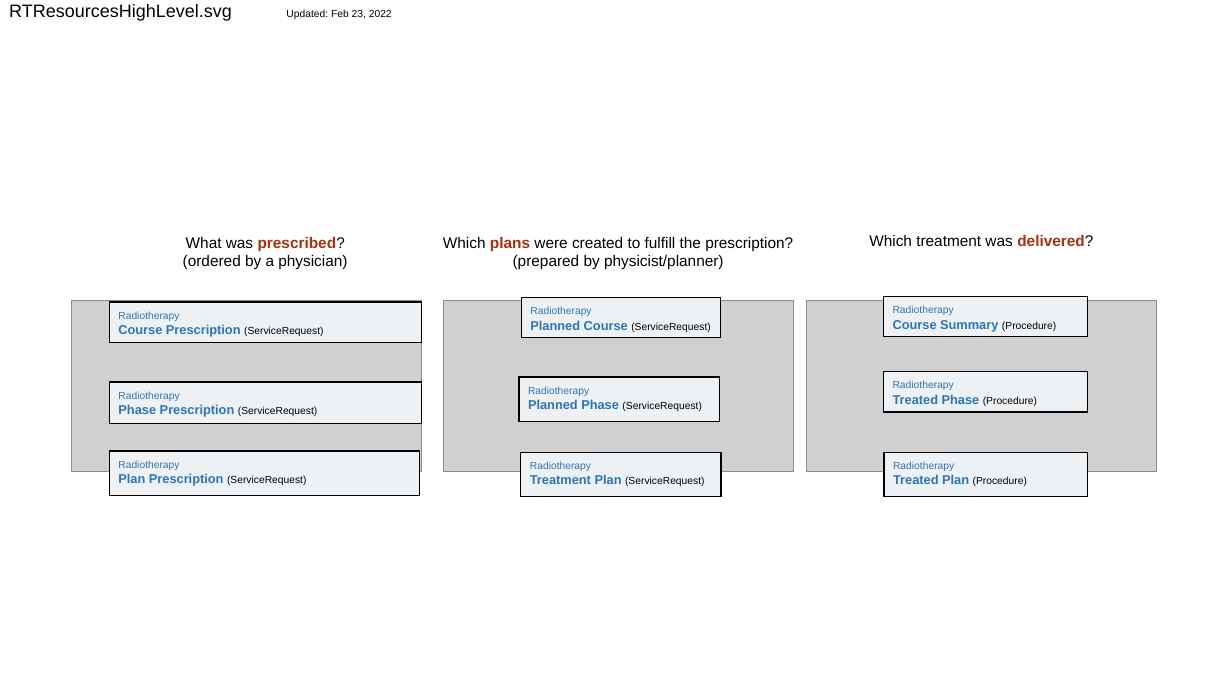
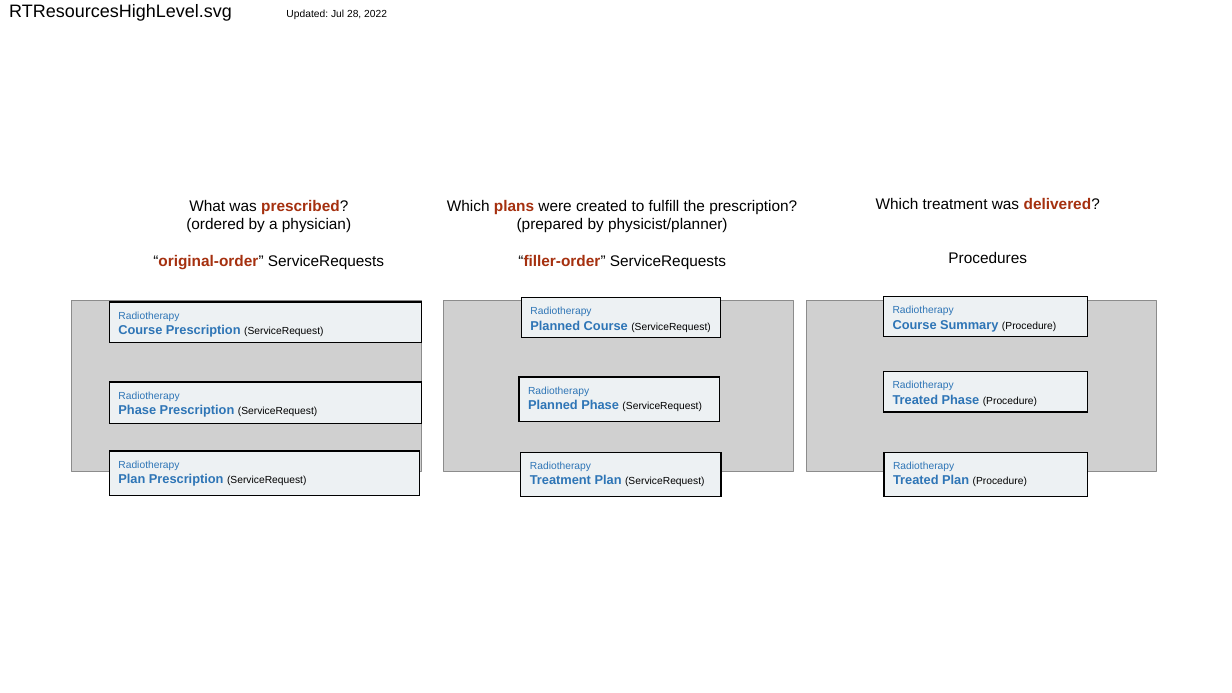
Before and after one commit to HL7/codex-radiation-therapy, a slide deck: slide 2 of input/images-source/RTResourcesOverview.pptx. Drawn at 1232x693 pixels with LibreOffice and Linux fonts; fonts in the diff are those of the drawing; grey boxes stand for pictures. Boxes give left, top, right and bottom in pixels: in the first picture for what was removed or moved away, otherwise in the second. Text is boxed around its words. In the diff, an @@ line names an element or a change of style, - is before the commit and + after.

```diff
--- a/input/images-source/RTResourcesOverview.pptx
+++ b/input/images-source/RTResourcesOverview.pptx
@@ text at box(9, 4, 387, 21): text changed @@
-RTResourcesHighLevel.svg Updated: Feb 23, 2022
+RTResourcesHighLevel.svg Updated: Jul 28, 2022
@@ 3 texts: place and size @@
-3 texts at box(183, 235, 1093, 270)
+3 texts at box(153, 198, 1100, 270)
@@ text at box(153, 255, 384, 270): paragraph added @@
+“original-order” ServiceRequests
@@ text at box(518, 255, 726, 270): paragraph added @@
+“filler-order” ServiceRequests
@@ text at box(948, 252, 1027, 263): paragraph added @@
+Procedures
```
Also in this commit, not shown: 2 other files.
